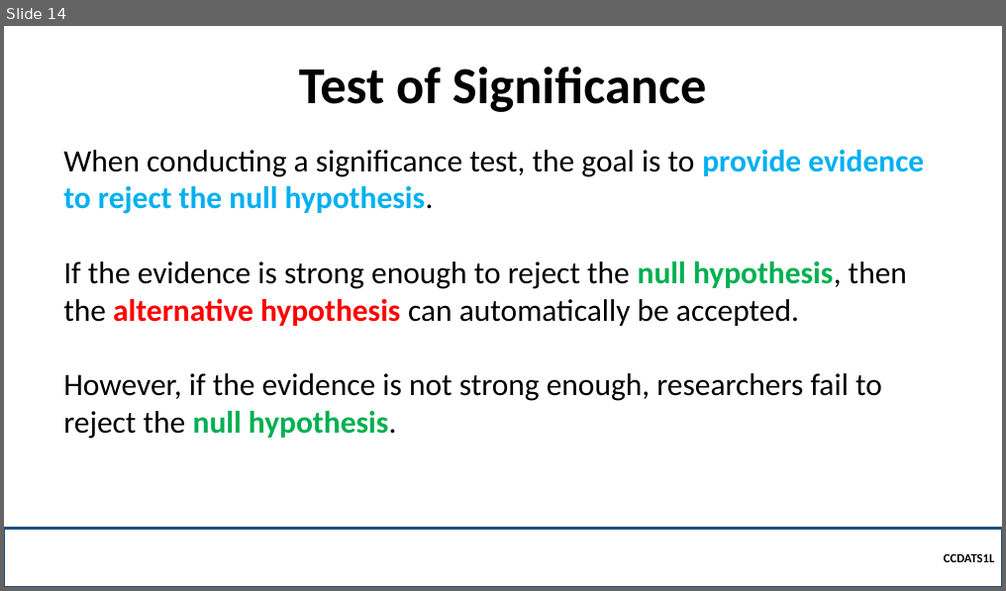
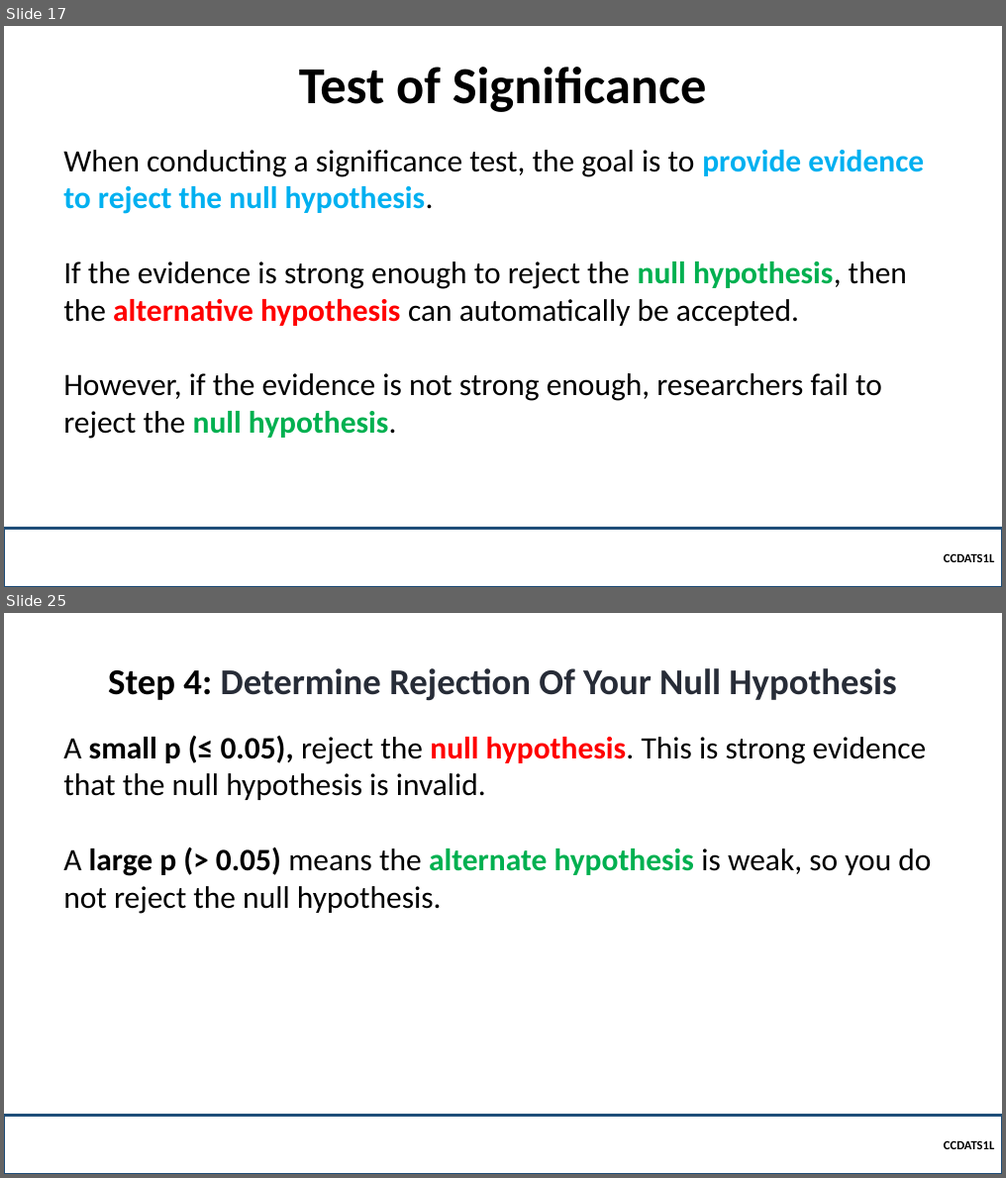
Before and after one commit to robitussin/CCDATS1L, a slide deck: week 10/Test of Significance.pptx. Shown one above the other, each under a label of ours: slide 14 before the commit, slides 17 and 25 after it; the slides between them are not shown. The pictures are 1006x591 and 1006x1178 pixels, drawn with LibreOffice and Linux fonts; fonts in the diff are those of the drawing; background and template pictures are left out. Boxes give left, top, right and bottom in pixels: in the first picture for what was removed or moved away, otherwise in the second. Text is boxed around its words. In the diff, an @@ line names an element or a change of style, - is before the commit and + after.

```diff
--- a/week 10/Test of Significance.pptx
+++ b/week 10/Test of Significance.pptx
@@ slide 25 added at (4, 613, 1002, 1174), background picture (left out) @@
@@ title added at (108, 668, 896, 700), 35 pt, text #272C37, bold @@
+Step 4: Determine Rejection Of Your Null Hypothesis
@@ text added at (63, 736, 931, 914), 30 pt, text #000000 @@
+A small p (≤ 0.05), reject the null hypothesis. This is strong evidence that the null hypothesis is invalid.
+A large p (> 0.05) means the alternate hypothesis is weak, so you do not reject the null hypothesis.
@@ rectangle added at (4, 1115, 1002, 1174), outline #1F4E79 2.25 pt, 12 pt, text #000000, bold @@
+  CCDATS1L
@@ what was slide 14 is now slide 17 @@
```
Also in this commit, not shown: 8 slides changed, 9 other slides added, 2 slides removed, 5 other files.
